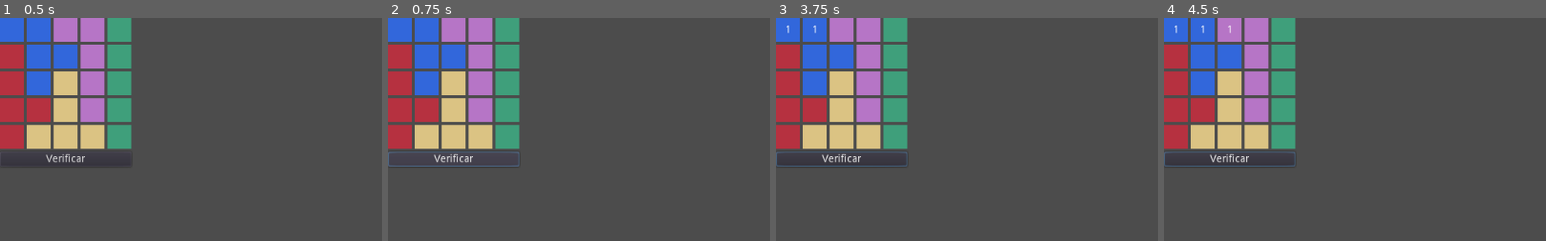
Above: before the commit, frames 1-4 (left to right).
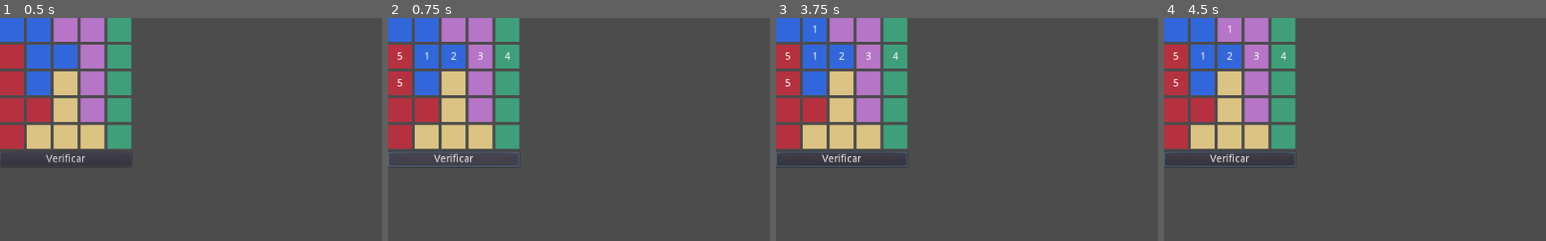
Above: after the commit, the same moments.

Repository: IndieDevEs/reto-5-logi-five
Game: Godot game, scene res://Game/Game.tscn
Two runs of this game, one before a commit and one after it. Both use one fixed random seed, a clock stepped at 60 frames per second and the inputs below.
Inputs (mouse positions are % of the whole screen's width and height, from its top left):
- Up to frame 1 (0.5 s): no input
- Up to frame 2 (0.75 s): click "Verificar" at 0.5 s
- Up to frame 3 (3.75 s): click "Verificar" at 1.25 s; click "Verificar" at 2 s; tap Enter at 2.75 s; move the mouse to (2, 3) at 2.77 s; click (2, 3) at 2.92 s; tap Space at 3.5 s; move the mouse to (5, 3) at 3.52 s; click (5, 3) at 3.67 s
- Up to frame 4 (4.5 s): tap Enter at 4.25 s; move the mouse to (9, 3) at 4.27 s; click (9, 3) at 4.42 s
The pictures show only the part of the screen within x 0-50%, y 0-50%; the shares and areas given below are measured in that part.

Frame 1 is identical in both runs. In frame 2, 0.2% of the frame differs, in the area x 2-32%, y 15-31%; in frame 3, 0.2%; in frame 4, 0.2%, in the area x 2-32%, y 3-31%.

Commit message:
Se agregan diferenteis funciones para validar el stage

Diff:
--- a/jjmontes/Game/Game.tscn
+++ b/jjmontes/Game/Game.tscn
@@ -32,3 +32,4 @@
 margin_right = 64.0
 margin_bottom = 24.0
 text = "Verificar"
+[connection signal="pressed" from="Panel/VBoxContainer/Button" to="Panel/VBoxContainer/Stage" method="_on_Button_pressed"]
--- a/jjmontes/Stages/Stage.gd
+++ b/jjmontes/Stages/Stage.gd
@@ -96,3 +96,63 @@
 		if group.find(block.group) == -1:
 			group.push_back(block.group)
 	return group
+
+func _on_Button_pressed():
+	#TODO: Probando carga de Stage
+	var stage = stages[0]
+	stage[5].value = 5
+	stage[6].value = 1
+	stage[7].value = 2
+	stage[8].value = 3
+	stage[9].value = 4
+	stage[10].value = 5
+	_draw_stage(stage)
+	print(_is_valid(stage))
+
+func _draw_stage(stage):
+	for child in get_children():
+		for block in stage:
+			if child.row == block.row and child.column == block.column:
+				child.set_value(str(block.value))
+
+func _is_valid(stage):
+	return _is_valid_rows(stage) and _is_valid_columns(stage) and _is_valid_groups(stage)
+
+func _is_valid_rows(stage):
+	for row in range(1, 5):
+		var values = [1, 2, 3, 4, 5]
+		for block in _get_row(stage, row):
+			if str(block.value) == " ":
+				continue
+			var idx = values.find(block.value)
+			if idx > -1:
+				values.remove(idx)
+			else:
+				return false
+	return true
+
+func _is_valid_columns(stage):
+	for column in range(1, 5):
+		var values = [1, 2, 3, 4, 5]
+		for block in _get_column(stage, column):
+			if str(block.value) == " ":
+				continue
+			var idx = values.find(block.value)
+			if idx > -1:
+				values.remove(idx)
+			else:
+				return false
+	return true
+
+func _is_valid_groups(stage):
+	for group in _get_groups(stage):
+		var values = [1, 2, 3, 4, 5]
+		for block in _get_group(stage, group):
+			if str(block.value) == " ":
+				continue
+			var idx = values.find(block.value)
+			if idx > -1:
+				values.remove(idx)
+			else:
+				return false
+	return true
